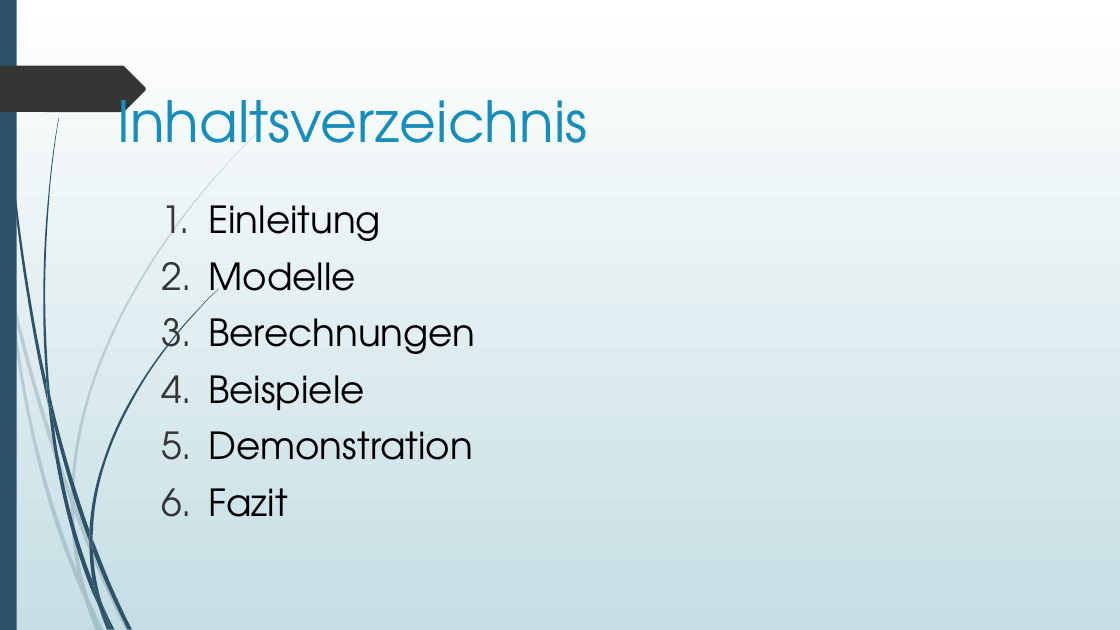
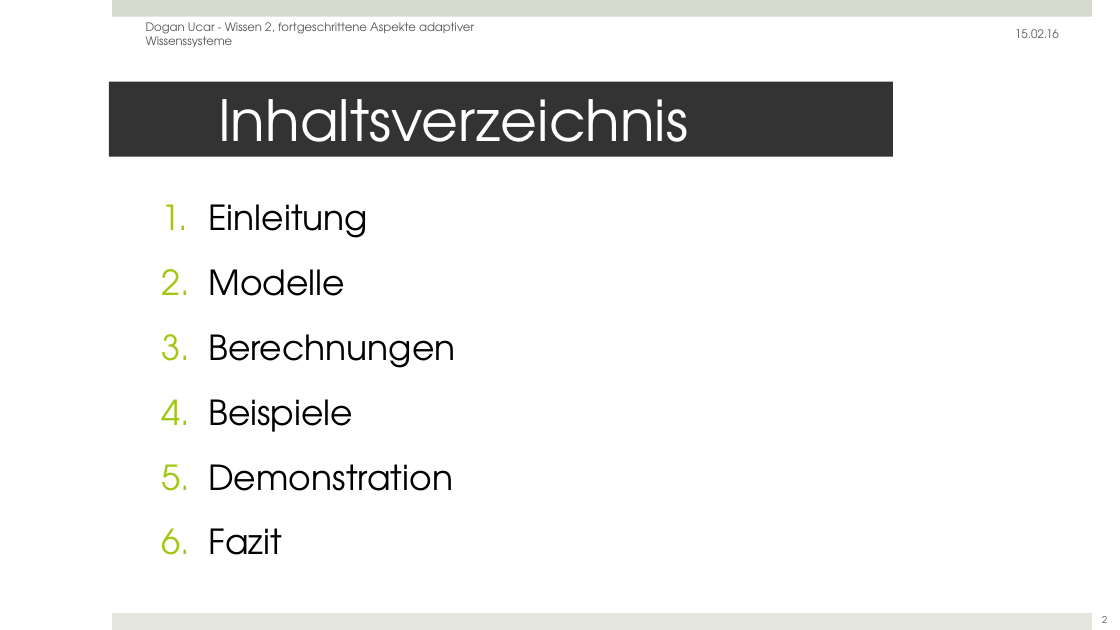
Before and after one commit to doganoo/CaseBasedReasoning, a slide deck: slide 2 of pruefung/Presentation1.pptx. Drawn at 1120x630 pixels with LibreOffice and Linux fonts; fonts in the diff are those of the drawing. Boxes give left, top, right and bottom in pixels: in the first picture for what was removed or moved away, otherwise in the second. Text is boxed around its words. In the diff, an @@ line names an element or a change of style, - is before the commit and + after.

```diff
--- a/pruefung/Presentation1.pptx
+++ b/pruefung/Presentation1.pptx
@@ background gradient #FFFFFF to #C5DEE5 to #FFFFFF @@
@@ rectangle removed at (x1=0, y1=0, x2=17, y2=630) @@
@@ rectangle added at (x1=112, y1=0, x2=1091, y2=17), fill #D6D9CD @@
@@ text added at (x1=146, y1=22, x2=474, y2=47), 10 pt, text #595959 @@
+Dogan Ucar - Wissen 2, fortgeschrittene Aspekte adaptiver Wissenssysteme
@@ text added at (x1=1015, y1=29, x2=1059, y2=38), 10 pt, text #595959 @@
+15.02.16
@@ freeform shape removed at (x1=0, y1=66, x2=146, y2=112) @@
@@ title "Inhaltsverzeichnis" resized from (x1=117, y1=83, x2=587, y2=143) to (x1=109, y1=82, x2=893, y2=156) @@
@@ title "Inhaltsverzeichnis" at (x1=109, y1=82, x2=893, y2=156): text colour #178DBB to #FFFFFF; vertical alignment top to middle; fill none to #333333 @@
@@ text "Einleitung" at (x1=208, y1=204, x2=455, y2=555): size 32 to 29.6 pt; more space between paragraphs; bullet colour #353535 to #A2C816 @@
@@ group removed at (x1=0, y1=129, x2=262, y2=630): 10 freeform shapes @@
@@ group removed at (x1=3, y1=0, x2=218, y2=630): 12 freeform shapes @@
@@ rectangle added at (x1=112, y1=613, x2=1091, y2=630), fill #E4E6DE @@
@@ page number added at (x1=1102, y1=616, x2=1107, y2=623), 8 pt, text #595959 @@
+2
```
Also in this commit, not shown: 7 other slides changed, 7 slides added, 5 slides removed, 3 other files.
